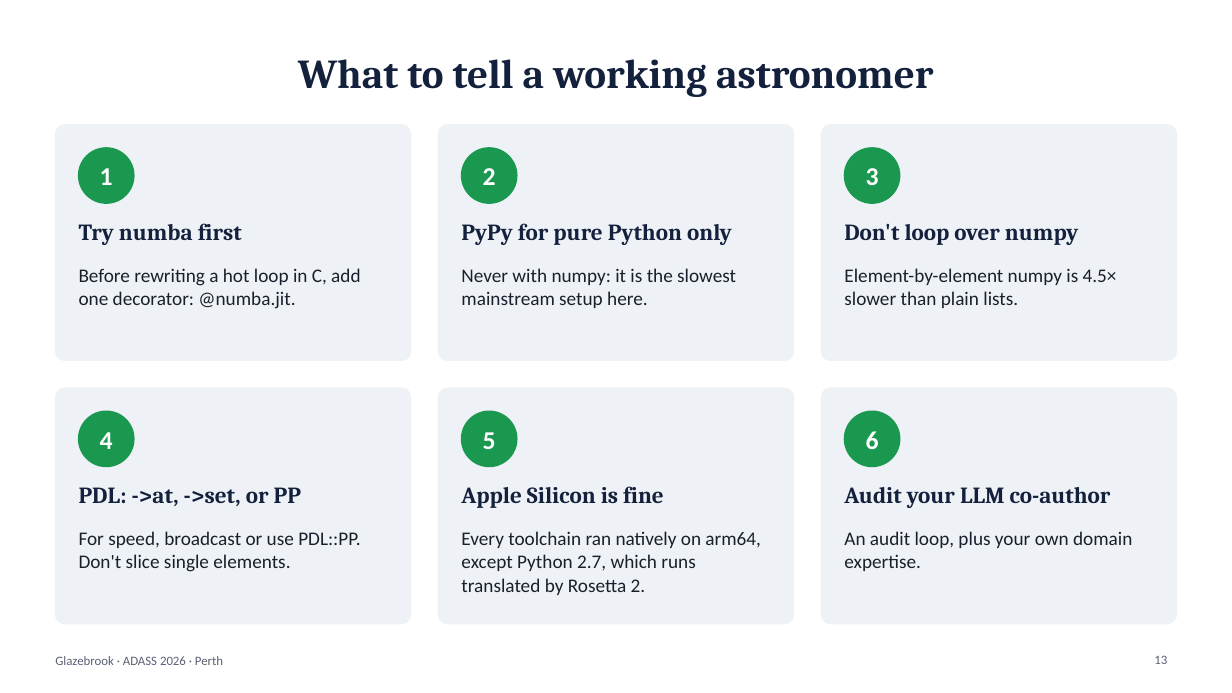
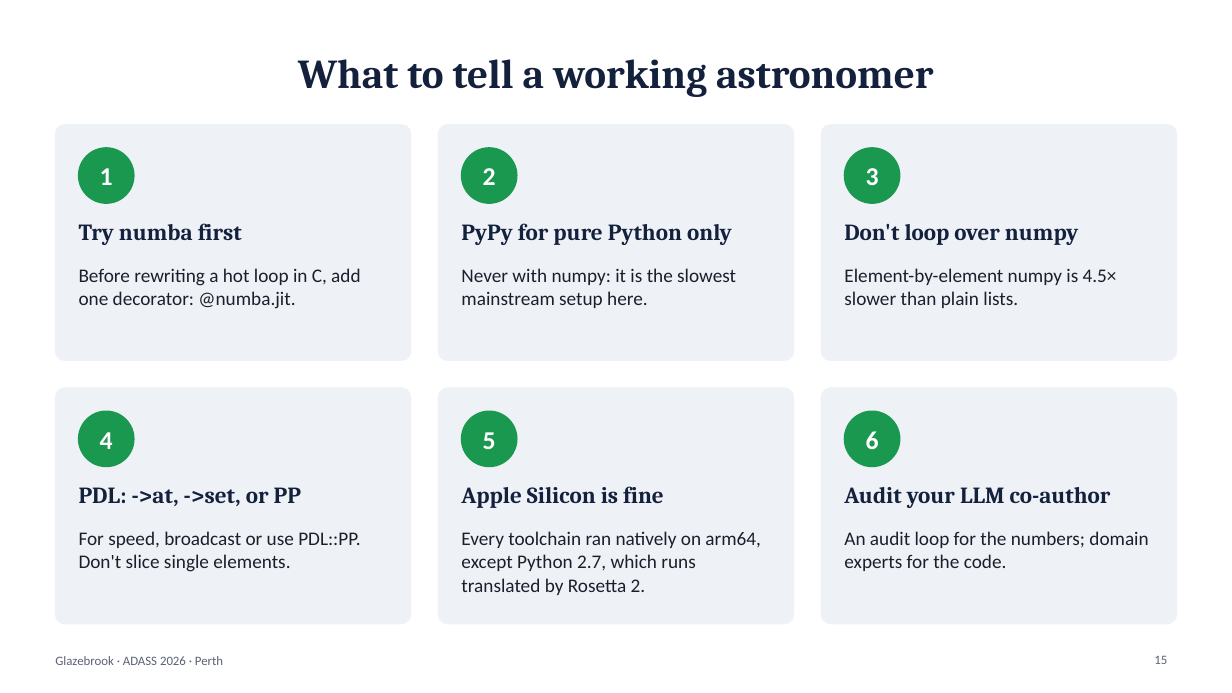
Before and after one commit to karlglazebrook/ADASS2026, a slide deck: slide 15 of talk/ADASS2026-talk.pptx (slide 13 before the commit). Drawn at 1232x693 pixels with LibreOffice and Linux fonts; fonts in the diff are those of the drawing. Boxes give left, top, right and bottom in pixels: in the first picture for what was removed or moved away, otherwise in the second. Text is boxed around its words. In the diff, an @@ line names an element or a change of style, - is before the commit and + after.

```diff
--- a/talk/ADASS2026-talk.pptx
+++ b/talk/ADASS2026-talk.pptx
@@ text at (844, 531, 1148, 571): text changed @@
-An audit loop, plus your own domain expertise.
+An audit loop for the numbers; domain experts for the code.
@@ page number at (1154, 656, 1167, 664): text changed @@
-13
+15
```
Also in this commit, not shown: 8 other slides changed, 3 slides added, 1 slide removed, 7 other files.
